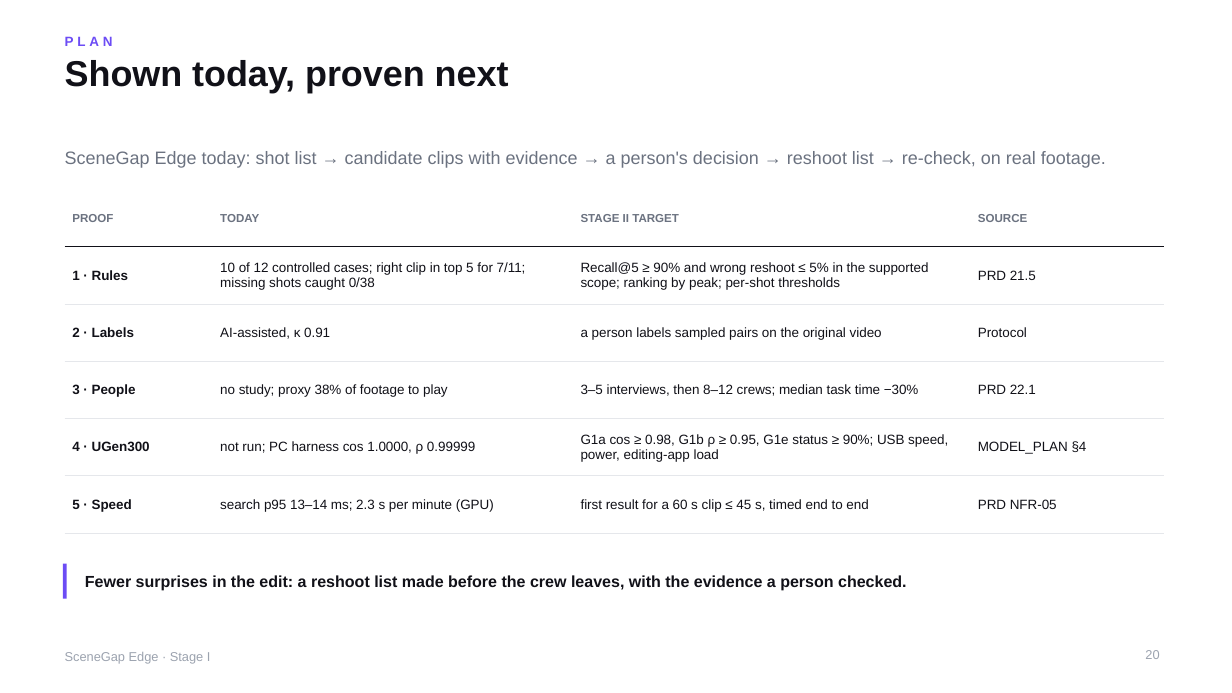
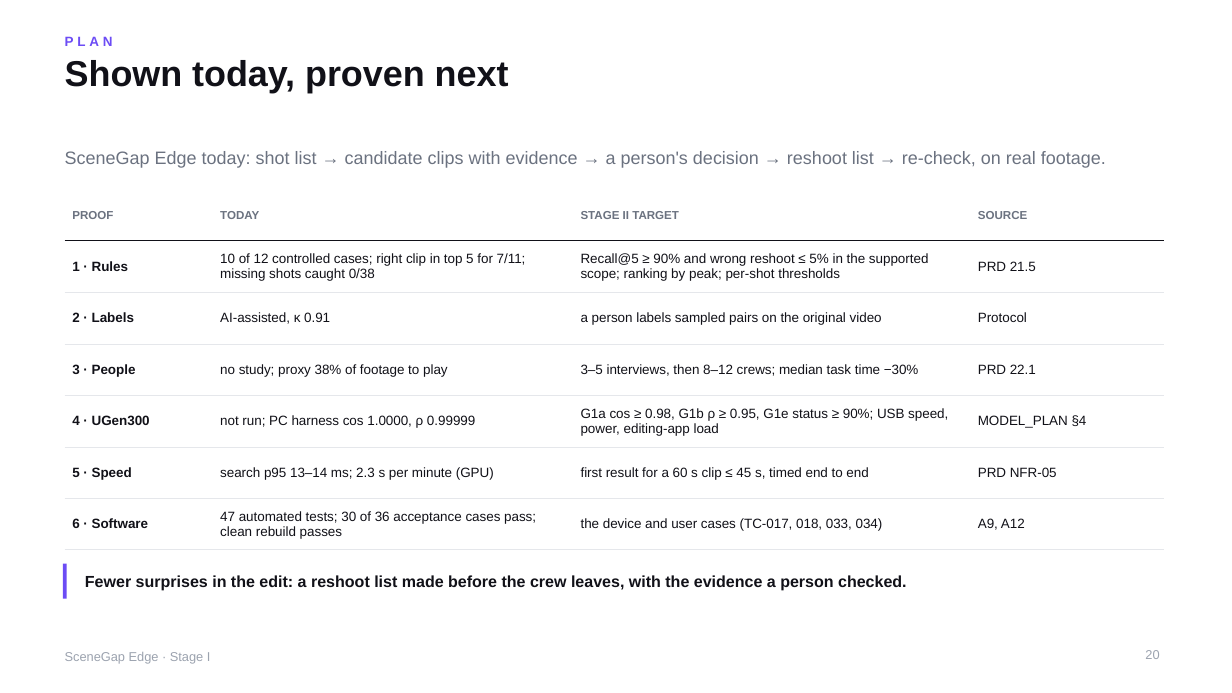
Before and after one commit to yu9bryan/scenegap-edge, a slide deck: slide 20 of docs/deck/SceneGapEdge_StageI_Proposal.pptx. Drawn at 1232x693 pixels with LibreOffice and Linux fonts; fonts in the diff are those of the drawing. Boxes give left, top, right and bottom in pixels: in the first picture for what was removed or moved away, otherwise in the second. Text is boxed around its words. In the diff, an @@ line names an element or a change of style, - is before the commit and + after.

```diff
--- a/docs/deck/SceneGapEdge_StageI_Proposal.pptx
+++ b/docs/deck/SceneGapEdge_StageI_Proposal.pptx
@@ table at [65,189,1165,543] @@
+row 7: 6 · Software | 47 automated tests; 30 of 36 acceptance cases pass; clean rebuild passes | the device and user cases (TC-017, 018, 033, 034) | A9, A12
```
Also in this commit, not shown: 8 other slides changed, 2 slides added, 1 slide removed, 19 other files.
